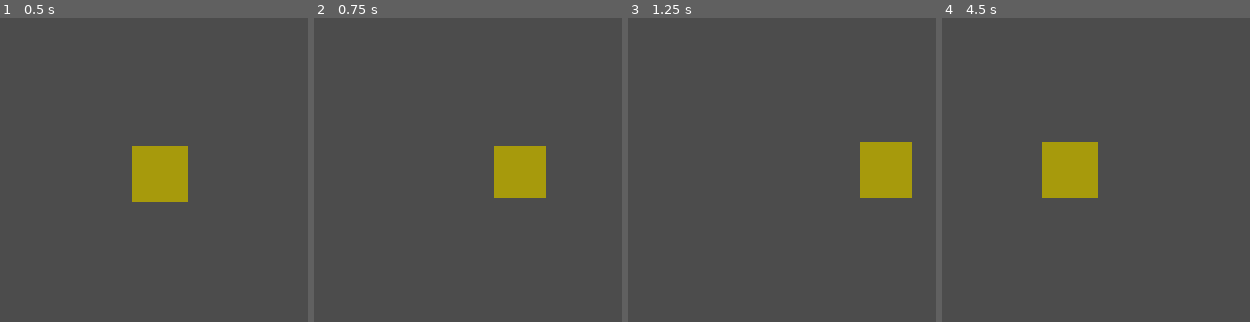
Above: before the commit, frames 1-4 (left to right).
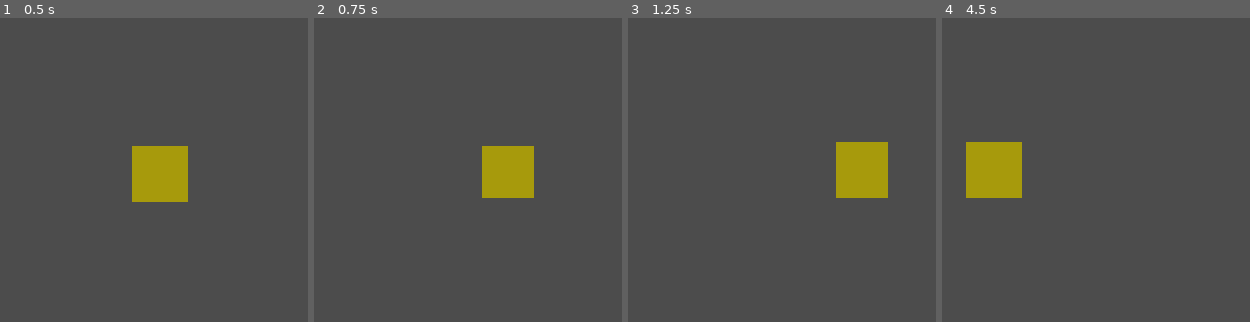
Above: after the commit, the same moments.

Repository: gabrielcfvg/BoarRPG
Game: Godot game, scene res://Characters/Player.tscn
Two runs of this game, one before a commit and one after it. Both use one fixed random seed, a clock stepped at 60 frames per second and the inputs below. This scene is started directly instead of the project's main scene.
Inputs (mouse positions are in pixels of both pictures, inside the frame that each line leads up to):
- Up to frame 1 (0.5 s): no input
- Up to frame 2 (0.75 s): move the mouse to (outside the picture) at 0.52 s; hold Right (ui_right) from 0.53 s (still down); click (outside the picture) at 0.67 s
- Up to frame 3 (1.25 s): keep holding Right (ui_right)
- Up to frame 4 (4.5 s): move the mouse to (outside the picture) at 1.27 s; release Right (ui_right) at 1.28 s; hold Down (ui_down) 1.28-2.03 s; tap Enter at 2 s; move the mouse to (outside the picture) at 2.02 s; hold Right (ui_right) 2.03-2.78 s; move the mouse to (outside the picture) at 2.77 s; hold Up (ui_up) 2.78-3.53 s; click (outside the picture) at 2.92 s; tap Space at 3.5 s; move the mouse to (outside the picture) at 3.52 s; hold Left (ui_left) from 3.53 s (still down); move the mouse to (outside the picture) at 4.27 s

Frame 1 is identical in both runs. In frame 2, 1.3% of the frame differs, in the area x 54-76%, y 42-60%; in frame 3, 2.9%; in frame 4, 6.7%, in the area x 7-51%, y 40-60%.
Error in both runs: Invalid call. Nonexistent function 'put_data' in base 'Nil'. (res://Global/Socket/socket.gd:88)

Commit message:
New download protocol and improved player moves

Diff:
--- a/Desktop/Game/Scenario/Player.gd
+++ b/Desktop/Game/Characters/Player.gd
@@ -29,8 +29,6 @@
 		elif Input.is_action_pressed("ui_right"):
 			Global.player_position.x +=1
 			_update_position()
-		can_walk = false
-		$walk_time.start()
 
 var can_walk:bool = true
 func _on_walk_time_timeout():
@@ -38,6 +36,9 @@
 	pass # Replace with function body.
 
 func _update_position():
+	#bloqueia a movimentação pelo próximo segundo
+	can_walk = false
+	$walk_time.start()
 	var pos_index = Global.player_position
 	#define a posição do jogador e envia para o servidor
 	#print(Con.boar.get_status())
--- a/Desktop/Game/Characters/Player.tscn
+++ b/Desktop/Game/Characters/Player.tscn
@@ -1,7 +1,7 @@
 [gd_scene load_steps=4 format=2]
 
 [ext_resource path="res://Characters/Player.png" type="Texture" id=1]
-[ext_resource path="res://Scenario/Player.gd" type="Script" id=2]
+[ext_resource path="res://Characters/Player.gd" type="Script" id=2]
 [ext_resource path="res://Global/SubMenus/ActionMenu.tscn" type="PackedScene" id=3]
 
 [node name="Player" type="Sprite"]
--- a/Desktop/Game/Global/Login/Authentication.gd
+++ b/Desktop/Game/Global/Login/Authentication.gd
@@ -12,9 +12,7 @@
 		save.close()
 	if save.file_exists("user://credentials.dat"):
 		save.open_encrypted_with_pass("user://credentials.dat",save.READ,OS.get_unique_id())
-		print(save)
 		var creds = save.get_as_text().split("|")
-		print(creds)
 		if len(creds)<2:
 			return
 		$VBoxContainer/Nick/NickInput.text = creds[0]
--- a/Desktop/Game/Global/Socket/socket.gd
+++ b/Desktop/Game/Global/Socket/socket.gd
@@ -229,7 +229,6 @@
 		var chunk_name = data[0]
 		var chunk_size = int(data[2])
 		var player_pos = data[3].split("/")
-		print(player_pos)
 		Global.player_position = Vector2(int(player_pos[0]),int(player_pos[1]))
 		Global.chunk_size = chunk_size
 		var chunk_index = data[1]#necessário converter a string para vetor2
@@ -238,7 +237,7 @@
 			var tile = data[i].split("/")
 			tiles_array.append(tile)
 		print("mapa size = "+str(len(tiles_array)))
-		world._gen_map(chunk_size,tiles_array,[chunk_name,chunk_index])
+		world._start_loading([chunk_size,tiles_array,[chunk_name,chunk_index]])
 	elif protocol[0]=="666":
 		#resposta de ping
 		print("/////")
--- /dev/null
+++ b/Desktop/Game/Scenario/Render/MapRender.gd
@@ -0,0 +1,88 @@
+extends Node
+
+var father
+func _ready():
+	father = get_node("..")
+
+############Funções não thread-safe, chamadas de fora da thread principal############
+func set_region_name(name):
+	$CanvasLayer/Region.text = name
+
+func preload_asset(id):
+	match id:
+		1:
+			assets["1"] = preload("res://Scenario/Tiles/White.tscn")
+		2:
+			assets["2"] = preload("res://Scenario/Tiles/Black.tscn")
+		3:
+			assets["3"] = preload("res://Scenario/Tiles/Blue.tscn")
+		4:
+			assets["4"] = preload("res://Scenario/Tiles/Yellow.tscn")
+
+func instance_tile(id,pos):
+	var mapTile = assets[id].instance()
+	father.add_child(mapTile)
+	mapTile.position = mapTile.texture.get_size()*pos
+
+func instance_player(_trash):
+	var player = preload("res://Characters/Player.tscn")
+	var p = player.instance()
+	father.add_child(p)
+
+#WORK IN PROGRESS
+#func change_loading_text(text,progress):
+#	get_node("../CanvasLayer/Panel/VBoxContainer/Label").text = text
+#	get_node("../CanvasLayer/Panel/VBoxContainer/ProgressBar").value = progress
+#	pass
+
+
+func clean_bar():
+	get_node("../CanvasLayer/Panel").visible = false
+
+####################################################################################
+
+func _gen_map(input):
+	###gera um array bidimensional de dimensões size representando o mapa
+	var size = input[0]
+	var tiles = input[1]
+	var name = input[2]
+	var map = []
+	var ss = sqrt(size)
+	for x in range(ss):
+		var line = []
+		for y in range(ss):
+			var t = tiles[(x*ss)+y][0]
+			line.append(int(t))
+		map.append(line)
+	render_map(map)
+	father.call_deferred("set_region_name",name[0]+"["+name[1]+"]")
+
+
+
+var assets = {}
+func render_map(mapArray):
+	var load_list = []
+	for x in len(mapArray):
+		for y in len(mapArray[0]):
+			if not mapArray[x][y] in load_list:
+				load_list.append(mapArray[x][y])
+	var total = len(load_list)
+	var prog = 0
+	for i in load_list:
+
+		call_deferred("preload_asset",i)
+		prog+=1
+		call_deferred("change_loading_text","Preloading tiles",(total/prog)*100)
+
+
+	total = len(mapArray)*len(mapArray[0])
+	prog = 0
+	for x in range(len(mapArray)):
+		for y in range(len(mapArray[0])):
+			call_deferred("instance_tile",str(mapArray[y][x]),Vector2(x,y))
+			prog+=1
+			#call_deferred("change_loading_text","Instancing tiles",(total/prog)*100)
+
+
+	call_deferred("instance_player",null)
+	#call_deferred("clean_bar")
--- /dev/null
+++ b/Desktop/Game/Scenario/Tiles/Black.tscn
@@ -0,0 +1,7 @@
+[gd_scene load_steps=2 format=2]
+
+[ext_resource path="res://Scenario/Tiles/Black.png" type="Texture" id=1]
+
+[node name="Black" type="Sprite"]
+texture = ExtResource( 1 )
+centered = false
--- /dev/null
+++ b/Desktop/Game/Scenario/Tiles/Blue.tscn
@@ -0,0 +1,7 @@
+[gd_scene load_steps=2 format=2]
+
+[ext_resource path="res://Scenario/Tiles/Blue.png" type="Texture" id=1]
+
+[node name="Black" type="Sprite"]
+texture = ExtResource( 1 )
+centered = false
--- a/Desktop/Game/Scenario/Tiles/BlueTile.tscn
+++ /dev/null
@@ -1,8 +0,0 @@
-[gd_scene load_steps=2 format=2]
-
-[ext_resource path="res://Scenario/Tiles/BlueTile.png" type="Texture" id=1]
-
-[node name="BlueTile" type="Sprite"]
-z_index = -1
-texture = ExtResource( 1 )
-centered = false
--- a/Desktop/Game/Scenario/Tiles/GreenTile.tscn
+++ /dev/null
@@ -1,8 +0,0 @@
-[gd_scene load_steps=2 format=2]
-
-[ext_resource path="res://Scenario/Tiles/GreenTile.png" type="Texture" id=1]
-
-[node name="GreenTile" type="Sprite"]
-z_index = -1
-texture = ExtResource( 1 )
-centered = false
--- a/Desktop/Game/Scenario/Tiles/RedTile.tscn
+++ /dev/null
@@ -1,8 +0,0 @@
-[gd_scene load_steps=2 format=2]
-
-[ext_resource path="res://Scenario/Tiles/RedTile.png" type="Texture" id=1]
-
-[node name="RedTile" type="Sprite"]
-z_index = -1
-texture = ExtResource( 1 )
-centered = false
--- a/Desktop/Game/Scenario/Tiles/BasicTile.tscn
+++ b/Desktop/Game/Scenario/Tiles/White.tscn
@@ -2,9 +2,6 @@
 
 [ext_resource path="res://Scenario/Tiles/square.png" type="Texture" id=1]
 
-[node name="Node2D" type="Sprite"]
-z_index = -1
+[node name="Black" type="Sprite"]
 texture = ExtResource( 1 )
 centered = false
-
-[node name="Area2D" type="Area2D" parent="."]
--- a/Desktop/Game/Scenario/Tiles/WhiteTile.tscn
+++ /dev/null
@@ -1,8 +0,0 @@
-[gd_scene load_steps=2 format=2]
-
-[ext_resource path="res://Scenario/Tiles/WhiteTile.png" type="Texture" id=1]
-
-[node name="WhiteTile" type="Sprite"]
-z_index = -1
-texture = ExtResource( 1 )
-centered = false
--- /dev/null
+++ b/Desktop/Game/Scenario/Tiles/Yellow.tscn
@@ -0,0 +1,7 @@
+[gd_scene load_steps=2 format=2]
+
+[ext_resource path="res://Scenario/Tiles/Yellow.png" type="Texture" id=1]
+
+[node name="Black" type="Sprite"]
+texture = ExtResource( 1 )
+centered = false
--- a/Desktop/Game/Scenario/World Map.gd
+++ b/Desktop/Game/Scenario/World Map.gd
@@ -20,53 +20,16 @@
 		Con._request_map(Global.chunk_position)
 
 func change_chunk(side):
+	#modifica o index do chunk atual e recarrega a cena
 	Global.chunk_position+= side
 	get_tree().reload_current_scene()
 
 
-func _gen_map(size,tiles,name):
-	###gera um array bidimensional de dimensões size representando o mapa
-	var map = []
-	var ss = sqrt(size)
-	for x in range(ss):
-		var line = []
-		for y in range(ss):
-			var t = tiles[(x*ss)+y][1]
-			line.append(int(t))
-		map.append(line)
-	render_map(map)
-	$CanvasLayer/Region.text = name[0]+"["+name[1]+"]"
+func _start_loading(map):
+	$MapRender._gen_map(map)
 
 
 
-var assets = {}
-func render_map(mapArray):
-	var load_list = []
-	for x in len(mapArray):
-		for y in len(mapArray[0]):
-			if not mapArray[x][y] in load_list:
-				load_list.append(mapArray[x][y])
-				match mapArray[x][y]:
-					1:
-						assets["1"]=preload("res://Scenario/Tiles/WhiteTile.tscn")
-					2:
-						assets["2"] = preload("res://Scenario/Tiles/GreenTile.tscn")
-					3:
-						assets["3"] = preload("res://Scenario/Tiles/BlueTile.tscn")
-					4:
-						assets["4"] = preload("res://Scenario/Tiles/RedTile.tscn")
-
-
-
-	for x in range(len(mapArray)):
-		for y in range(len(mapArray[0])):
-			var mapTile = assets[str(mapArray[y][x])].instance()
-			add_child(mapTile)
-			mapTile.position = mapTile.texture.get_size()*Vector2(x,y)
-
-	var player = preload("res://Characters/Player.tscn")
-	var p = player.instance()
-	add_child(p)
 
 
 
--- a/Desktop/Game/Scenario/World Map.tscn
+++ b/Desktop/Game/Scenario/World Map.tscn
@@ -1,6 +1,7 @@
-[gd_scene load_steps=3 format=2]
+[gd_scene load_steps=4 format=2]
 
 [ext_resource path="res://Scenario/World Map.gd" type="Script" id=1]
+[ext_resource path="res://Scenario/Render/MapRender.gd" type="Script" id=2]
 [ext_resource path="res://Global/SubMenus/In-Game/In-Game Menu.tscn" type="PackedScene" id=3]
 
 [node name="World Map" type="Node2D"]
@@ -48,10 +49,56 @@
 "_edit_use_anchors_": false
 }
 
+[node name="WIP" type="ColorRect" parent="CanvasLayer"]
+visible = false
+anchor_left = 0.5
+anchor_top = 0.5
+anchor_right = 0.5
+anchor_bottom = 0.5
+margin_left = -486.5
+margin_top = -270.0
+margin_right = 486.5
+margin_bottom = 270.0
+color = Color( 0.0901961, 0.145098, 0.109804, 1 )
+__meta__ = {
+"_edit_use_anchors_": false
+}
+
+[node name="VBoxContainer" type="VBoxContainer" parent="CanvasLayer/WIP"]
+anchor_left = 0.5
+anchor_top = 0.5
+anchor_right = 0.5
+anchor_bottom = 0.5
+margin_left = -323.5
+margin_top = -73.3143
+margin_right = -173.5
+margin_bottom = -33.3143
+rect_scale = Vector2( 5, 5 )
+__meta__ = {
+"_edit_use_anchors_": false
+}
+
+[node name="Label" type="Label" parent="CanvasLayer/WIP/VBoxContainer"]
+margin_right = 150.0
+margin_bottom = 14.0
+grow_horizontal = 2
+grow_vertical = 2
+text = "Downloading Map"
+
+[node name="ProgressBar" type="ProgressBar" parent="CanvasLayer/WIP/VBoxContainer"]
+margin_top = 18.0
+margin_right = 150.0
+margin_bottom = 32.0
+grow_horizontal = 2
+rect_min_size = Vector2( 150, 0 )
+
 [node name="In-Game Menu" parent="." instance=ExtResource( 3 )]
 
 [node name="Itens" parent="In-Game Menu" index="0"]
 visible = false
+
+[node name="MapRender" type="Node" parent="."]
+script = ExtResource( 2 )
 [connection signal="pressed" from="CanvasLayer/Disco" to="." method="_on_Disco_pressed"]
 [connection signal="pressed" from="CanvasLayer/Ping" to="." method="_on_Ping_pressed"]
 
--- a/Desktop/Game/project.godot
+++ b/Desktop/Game/project.godot
@@ -103,3 +103,7 @@
 "events": [ Object(InputEventKey,"resource_local_to_scene":false,"resource_name":"","device":0,"alt":false,"shift":false,"control":false,"meta":false,"command":false,"pressed":false,"scancode":32,"unicode":0,"echo":false,"script":null)
  ]
 }
+
+[rendering]
+
+threads/thread_model=2
Binary file removed: Desktop/Game/Scenario/Tiles/32.png
Binary file removed: Desktop/Game/Scenario/Tiles/64.png
Binary file added: Desktop/Game/Scenario/Tiles/Black.png
Not shown, changed: Desktop/Game/Scenario/Tiles/Black.png.import
Binary file added: Desktop/Game/Scenario/Tiles/Blue.png
Not shown, changed: Desktop/Game/Scenario/Tiles/Blue.png.import
Binary file removed: Desktop/Game/Scenario/Tiles/BlueTile.png
Not shown, removed: Desktop/Game/Scenario/Tiles/BlueTile.png.import
Binary file removed: Desktop/Game/Scenario/Tiles/GreenTile.png
Not shown, removed: Desktop/Game/Scenario/Tiles/GreenTile.png.import
Binary file removed: Desktop/Game/Scenario/Tiles/RedTile.png
Not shown, removed: Desktop/Game/Scenario/Tiles/RedTile.png.import
(and 6 more such lines)
